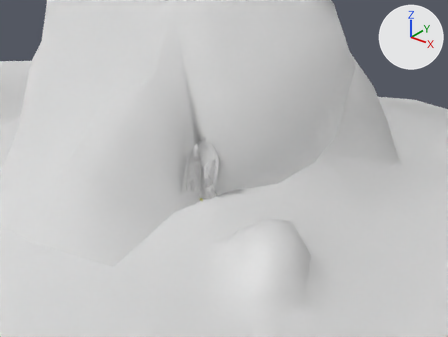
A saved change to the Blender file Game/Honeypot.blend.
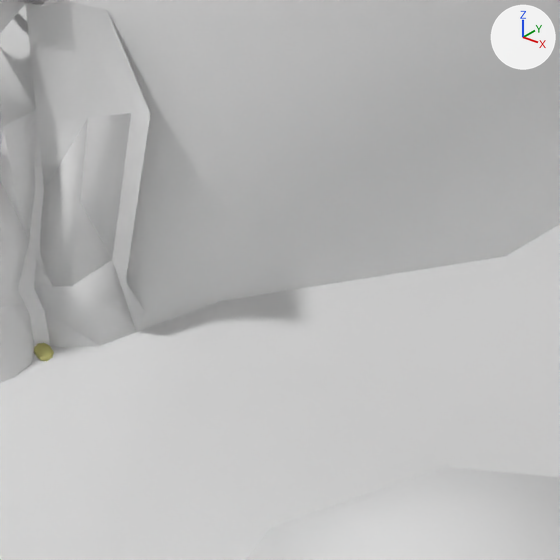
There are two pictures of each version: one from a 50 mm lens placed at (45.2, -112.6, 82.5), pointed at (-25.2, -24.6, 27.9), one close up on the part from 43% to 64% of the width and 42% to 70% of the height. The lights are fixed; the arrows at upper right show +X, +Y and +Z.

Names of what the first close-up shows: 'Island_base', 'Tree', 'TreeHidden'.
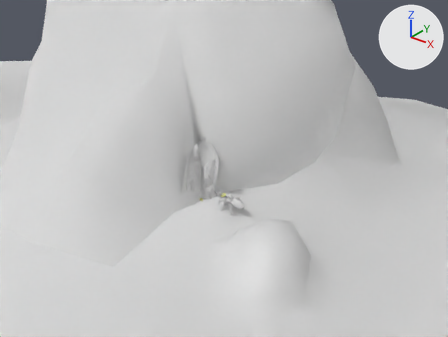
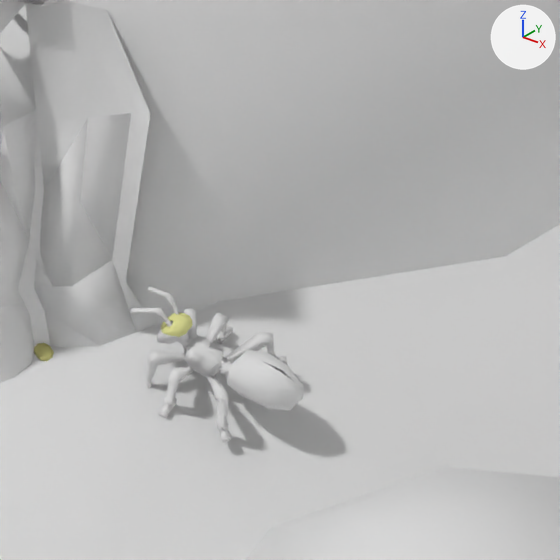
Where the change shows, as pixel boxes (x1, y1, x2, y2) in the close-ups (560 x 560 px):
'Ant_Body', shown
    after: (130, 287, 303, 443)

What the commit changed:
Object 'Ant_Body' (ob_ant_body) is now shown.
Object 'Ant_Body' (ob_ant_body) moves from (0.0, 0.0, 0.0) to (-22.53, -26.29, 22.95).
Object 'Ant_Body' (ob_ant_body) turns from (0, 0, 0) to (-13, 17, -83) degrees about x, y and z.
